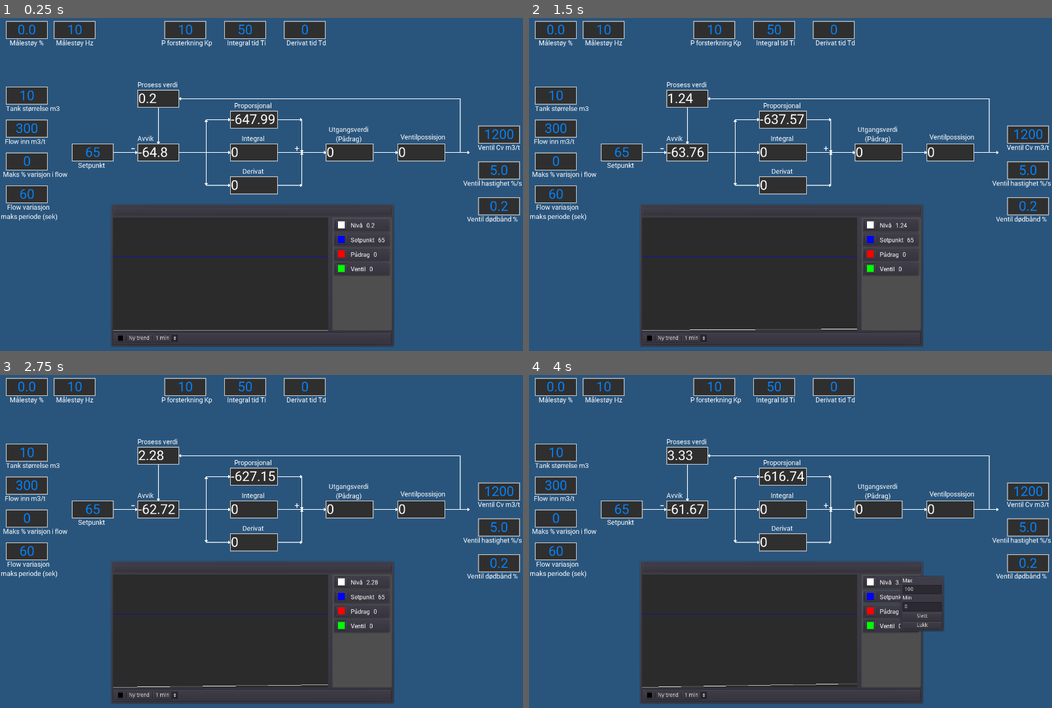
Above: before the commit, frames 1-4 (two rows, left to right).
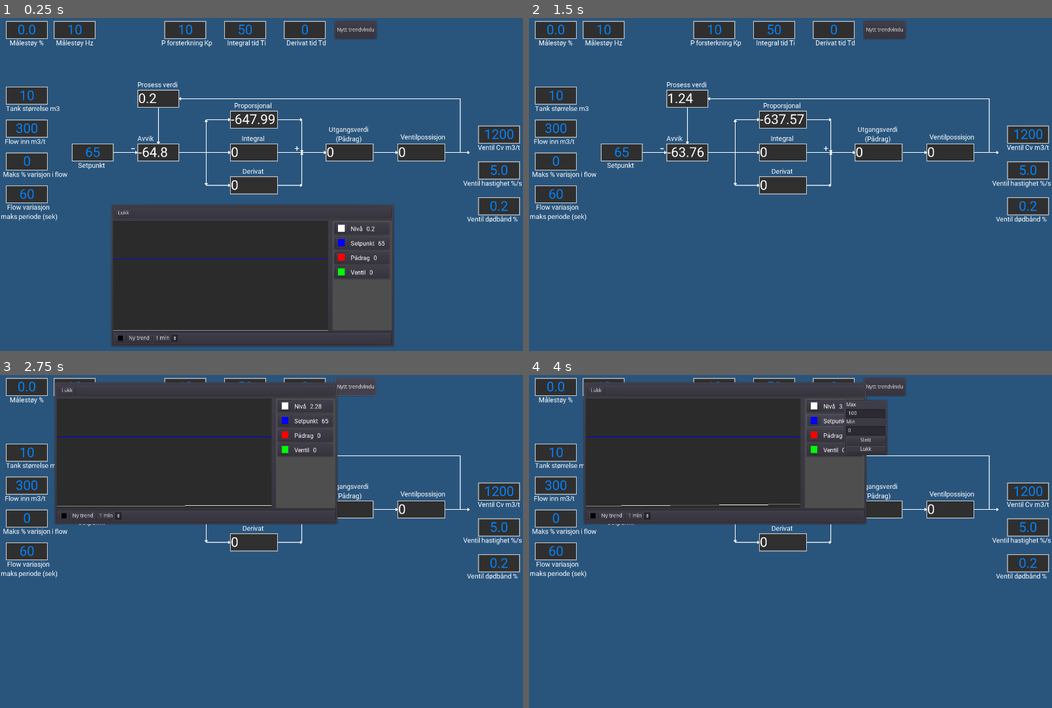
Above: after the commit, the same moments.

Repository: Keroflux/PIDsimulator
Game: Godot game, scene res://PIDsim.tscn
Two runs of this game, one before a commit and one after it. Both use one fixed random seed, a clock stepped at 60 frames per second and the inputs below.
Inputs (mouse positions are in pixels of both pictures, inside the frame that each line leads up to; where the layout moved, square brackets give the same spot in the first picture):
- Up to frame 1 (0.25 s): no input
- Up to frame 2 (1.5 s): click (889, 227) [889, 224] at 0.5 s; click "Lukk" at 1.25 s
- Up to frame 3 (2.75 s): click (355, 388) at 2 s, where only the run after the commit has a clickable "Nytt trendvindu"
- Up to frame 4 (4 s): click (889, 598) at 2.77 s; click (832, 421) at 3.52 s

The runs differ from the first frame. In frame 1, 1.4% of the frame differs, in the area x 21-75%, y 0-79%; in frame 2, 24%; in frame 3, 44%; in frame 4, 46%, in the area x 10-80%, y 0-99%.

Commit message:
Added ability to add new trend windows

Diff:
--- a/PIDsim.gd
+++ b/PIDsim.gd
@@ -79,3 +79,9 @@
 
 func _on_Tween_tween_all_completed() -> void:
 	random_flow()
+
+
+func _on_NyTrend_pressed():
+	var a = load("res://Trend.tscn")
+	a = a.instance()
+	add_child(a)
--- a/PIDsim.tscn
+++ b/PIDsim.tscn
@@ -636,6 +636,15 @@
 position = Vector2( 296, 525 )
 
 [node name="Tween" type="Tween" parent="."]
+
+[node name="NyTrend" type="Button" parent="."]
+anchor_top = 1.0
+anchor_bottom = 1.0
+margin_left = 896.0
+margin_top = 8.0
+margin_right = 1008.0
+margin_bottom = 56.0
+text = "Nytt trendvindu"
 
 [connection signal="text_entered" from="Blokkdiagram/Setpunkt" to="Blokkdiagram/Setpunkt" method="_on_Setpunkt_text_entered"]
 [connection signal="text_entered" from="Kp" to="Blokkdiagram/Proporsjonal" method="_on_Kp_text_entered"]
@@ -653,3 +662,4 @@
 [connection signal="text_entered" from="Målestøy" to="." method="_on_Mlesty_text_entered"]
 [connection signal="text_entered" from="MålestøyHZ" to="." method="_on_MlestyHZ_text_entered"]
 [connection signal="tween_all_completed" from="Tween" to="." method="_on_Tween_tween_all_completed"]
+[connection signal="pressed" from="NyTrend" to="." method="_on_NyTrend_pressed"]
--- a/Trend.gd
+++ b/Trend.gd
@@ -15,8 +15,8 @@
 
 func _ready() -> void:
 	for i in trends.size():
-		var t = trend_line.instance()
-		var l = trend_label.instance()
+		var t: Node = trend_line.instance()
+		var l: Node = trend_label.instance()
 		t.color = trend_color[i]
 		connect("time_changed", t, "change_time_scale")
 #		t.default_color = trend_color[i]
@@ -27,8 +27,8 @@
 		l.get_child(0).get_child(0).connect("color_changed", t, "change_color")
 		l.get_node("Config/VBoxContainer/Max").connect("text_entered", t, "change_max")
 		l.get_node("Config/VBoxContainer/Min").connect("text_entered", t, "change_min")
-		l.get_node("Config/VBoxContainer/Max").text = str(t.maxValue)
-		l.get_node("Config/VBoxContainer/Min").text = str(t.minValue)
+		l.get_node("Config/VBoxContainer/Max").text = str(t.max_value)
+		l.get_node("Config/VBoxContainer/Min").text = str(t.min_value)
 		l.get_node("Config/VBoxContainer/Slett").connect("pressed", self, "remove_trend", [t, l])
 		l.get_child(0).get_child(1).text = trends[i].type
 
@@ -43,8 +43,8 @@
 
 
 func add_trend(data_point: Node) -> void:
-	var t = trend_line.instance()
-	var l = trend_label.instance()
+	var t: Node = trend_line.instance()
+	var l: Node = trend_label.instance()
 	t.data_source = data_point
 	t.color = random_color()
 	connect("time_changed", t, "change_time_scale")
@@ -57,8 +57,8 @@
 	l.get_child(0).get_child(0).connect("color_changed", t, "change_color")
 	l.get_node("Config/VBoxContainer/Max").connect("text_entered", t, "change_max")
 	l.get_node("Config/VBoxContainer/Min").connect("text_entered", t, "change_min")
-	l.get_node("Config/VBoxContainer/Max").text = str(t.maxValue)
-	l.get_node("Config/VBoxContainer/Min").text = str(t.minValue)
+	l.get_node("Config/VBoxContainer/Max").text = str(t.max_value)
+	l.get_node("Config/VBoxContainer/Min").text = str(t.min_value)
 	l.get_node("Config/VBoxContainer/Slett").connect("pressed", self, "remove_trend", [t, l])
 	l.get_child(0).get_child(1).text = data_point.type
 	$PanelContainer2/VBC/HSplitContainer/Trend/TrendLines.add_child(t)
@@ -67,10 +67,10 @@
 
 
 func random_color() -> Color:
-	var r = rand_range(0.0, 1.0)
-	var g = rand_range(0.0, 1.0)
-	var b = rand_range(0.0, 1.0)
-	var c = Color(r, g, b)
+	var r: float = rand_range(0.0, 1.0)
+	var g: float = rand_range(0.0, 1.0)
+	var b: float = rand_range(0.0, 1.0)
+	var c: Color = Color(r, g, b)
 
 	return c
 
@@ -87,7 +87,7 @@
 func _on_Button_pressed() -> void:
 	if not $PanelContainer.visible:
 		for tag in get_tree().get_nodes_in_group("Trend"):
-			var a = Button.new()
+			var a: Button = Button.new()
 			a.text = tag.type
 			a.connect("pressed", self, "add_trend", [tag])
 			$PanelContainer/VBoxContainer/VBoxContainer.add_child(a)
@@ -143,3 +143,7 @@
 func _process(_delta: float) -> void:
 	if move:
 		global_position = get_global_mouse_position() - m_pos
+
+
+func _on_Exit_pressed():
+	queue_free()
--- a/Trend.tscn
+++ b/Trend.tscn
@@ -36,12 +36,25 @@
 
 [node name="TopBar" type="PanelContainer" parent="PanelContainer2/VBC"]
 margin_right = 746.0
-margin_bottom = 25.0
+margin_bottom = 34.0
 rect_min_size = Vector2( 0, 25 )
 size_flags_horizontal = 3
 
+[node name="HBoxContainer" type="HBoxContainer" parent="PanelContainer2/VBC/TopBar"]
+margin_left = 7.0
+margin_top = 7.0
+margin_right = 739.0
+margin_bottom = 27.0
+size_flags_horizontal = 3
+size_flags_vertical = 3
+
+[node name="Exit" type="Button" parent="PanelContainer2/VBC/TopBar/HBoxContainer"]
+margin_right = 41.0
+margin_bottom = 20.0
+text = "Lukk"
+
 [node name="HSplitContainer" type="HSplitContainer" parent="PanelContainer2/VBC"]
-margin_top = 29.0
+margin_top = 38.0
 margin_right = 746.0
 margin_bottom = 331.0
 size_flags_horizontal = 3
@@ -50,7 +63,7 @@
 
 [node name="Trend" type="ColorRect" parent="PanelContainer2/VBC/HSplitContainer"]
 margin_right = 575.0
-margin_bottom = 302.0
+margin_bottom = 293.0
 rect_clip_content = true
 color = Color( 0.172549, 0.172549, 0.172549, 1 )
 
@@ -59,7 +72,7 @@
 [node name="PanelContainer" type="PanelContainer" parent="PanelContainer2/VBC/HSplitContainer"]
 margin_left = 587.0
 margin_right = 746.0
-margin_bottom = 302.0
+margin_bottom = 293.0
 rect_clip_content = true
 custom_styles/panel = SubResource( 1 )
 
@@ -67,18 +80,18 @@
 margin_left = 3.0
 margin_top = 3.0
 margin_right = 156.0
-margin_bottom = 299.0
+margin_bottom = 290.0
 split_offset = 140
 
 [node name="ScrollContainer" type="ScrollContainer" parent="PanelContainer2/VBC/HSplitContainer/PanelContainer/VSplitContainer"]
 margin_right = 153.0
-margin_bottom = 296.0
+margin_bottom = 287.0
 size_flags_horizontal = 3
 size_flags_vertical = 3
 
 [node name="VBoxContainer" type="VBoxContainer" parent="PanelContainer2/VBC/HSplitContainer/PanelContainer/VSplitContainer/ScrollContainer"]
 margin_right = 153.0
-margin_bottom = 296.0
+margin_bottom = 287.0
 size_flags_horizontal = 3
 size_flags_vertical = 3
 
@@ -149,6 +162,7 @@
 
 [connection signal="mouse_entered" from="PanelContainer2/VBC/TopBar" to="." method="_on_TopBar_mouse_entered"]
 [connection signal="mouse_exited" from="PanelContainer2/VBC/TopBar" to="." method="_on_TopBar_mouse_exited"]
+[connection signal="pressed" from="PanelContainer2/VBC/TopBar/HBoxContainer/Exit" to="." method="_on_Exit_pressed"]
 [connection signal="resized" from="PanelContainer2/VBC/HSplitContainer/Trend" to="." method="_on_Trend_resized"]
 [connection signal="color_changed" from="PanelContainer2/VBC/PanelContainer/HBoxContainer/Bakgrunn" to="." method="_on_Bakgrunn_color_changed"]
 [connection signal="pressed" from="PanelContainer2/VBC/PanelContainer/HBoxContainer/Button" to="." method="_on_Button_pressed"]
--- a/TrendLabel.gd
+++ b/TrendLabel.gd
@@ -1,6 +1,6 @@
 extends Button
 
-var data_source = "E"
+var data_source: Node
 
 
 func _ready() -> void:
--- a/TrendLine2.gd
+++ b/TrendLine2.gd
@@ -5,10 +5,10 @@
 var data_source: Node
 var trend_box: Node
 var distance: float
-var newDistx: float = 0
-var scaleY: float = 0
-var maxValue: float = 100
-var minValue: float = 0
+var new_dist_x: float = 0
+var scale_y: float = 0
+var max_value: float = 100
+var min_value: float = 0
 var pos: Vector2 = Vector2(0,0)
 var trend: Array = [Vector2(0,0), Vector2(0,0)]
 var color: Color = Color(1.0, 1.0, 1.0)
@@ -22,8 +22,8 @@
 	calculate_point_distance()
 	pos.x = 0
 	pos.y = parent.rect_size.y
-	var minmax = maxValue - minValue
-	scaleY = parent.rect_size.y / minmax
+	var minmax: float = max_value - min_value
+	scale_y = parent.rect_size.y / minmax
 #	draw_trend()
 
 
@@ -37,12 +37,12 @@
 
 
 func draw_trend() -> void:
-	newDistx = 0
+	new_dist_x = 0
 	trend.clear()
 	for i in data_points:
-		var a = (-i + minValue) * scaleY
-		trend.append(Vector2(newDistx, parent.rect_size.y + a))
-		newDistx += distance
+		var a: float = (-i + min_value) * scale_y
+		trend.append(Vector2(new_dist_x, parent.rect_size.y + a))
+		new_dist_x += distance
 
 
 func redraw_trend(data_point: float) -> void:
@@ -67,21 +67,21 @@
 
 
 func change_max(value: String) -> void:
-	maxValue = float(value)
-	var minmax = maxValue - minValue
-	scaleY = parent.rect_size.y / minmax
+	max_value = float(value)
+	var minmax: float = max_value - min_value
+	scale_y = parent.rect_size.y / minmax
 
 
 func change_min(value: String) -> void:
-	minValue = float(value)
-	var minmax = maxValue - minValue
-	scaleY = parent.rect_size.y / minmax
+	min_value = float(value)
+	var minmax: float = max_value - min_value
+	scale_y = parent.rect_size.y / minmax
 
 
 func change_scale_y() -> void:
 	pos.y = parent.rect_size.y
-	var minmax = maxValue - minValue
-	scaleY = parent.rect_size.y / minmax
+	var minmax: float = max_value - min_value
+	scale_y = parent.rect_size.y / minmax
 
 
 func change_time_scale(t: int) -> void:
--- a/project.godot
+++ b/project.godot
@@ -18,7 +18,6 @@
 
 window/size/width=1400
 window/size/height=900
-window/size/resizable=false
 
 [input]
 
